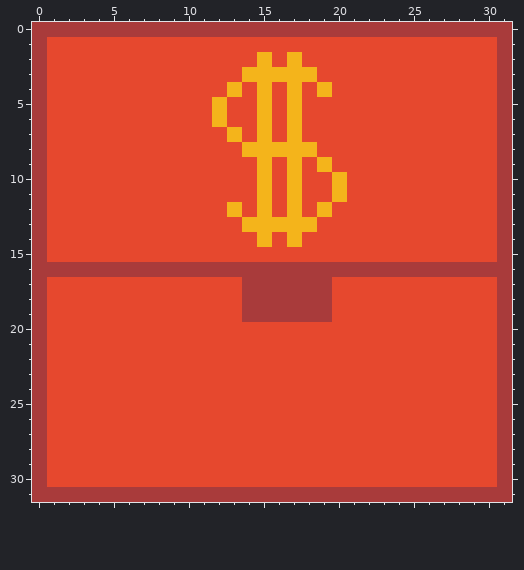
Two states of a pixel-art file, sprites/sell_box.ase. This is how it looked before the edit.
32x32 pixels, 1 frame.
New version:
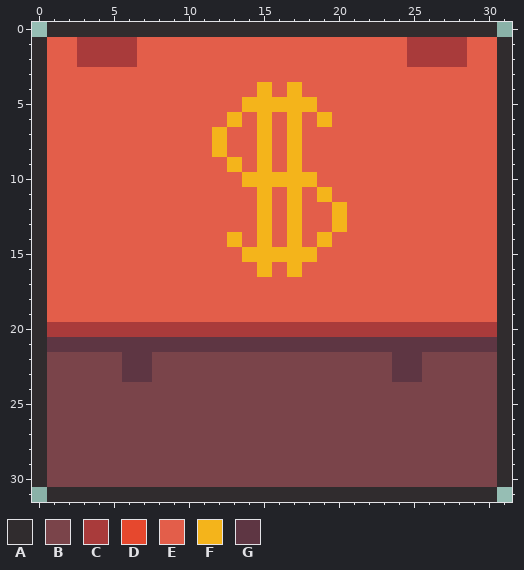
Palette (. is transparent): A #302c2e  B #7a444a  C #a93b3b  D #e6482e  E #e35e4a  F #f4b41b  G #5e3643
The edit:
Changed rows in their new state; - is an unchanged pixel.
first column x 0:
 0 .AAAAAAAAAAAAAAAAAAAAAAAAAAAAAA.
 1 AEECCCCEEEEEEEEEEEEEEEEEECCCCEEA
 2 AEECCCCEEEEEEEEEEEEEEEEEECCCCEEA
 3 AEEEEEEEEEEEEEEEEEEEEEEEEEEEEEEA
 4 AEEEEEEEEEEEEEE-E-EEEEEEEEEEEEEA
 5 AEEEEEEEEEEEEEF-F-FEEEEEEEEEEEEA
 6 AEEEEEEEEEEEEFE-E-EFEEEEEEEEEEEA
 7 AEEEEEEEEEEEFEE-E-EEEEEEEEEEEEEA
 8 AEEEEEEEEEEEFEE-E-EEEEEEEEEEEEEA
 9 AEEEEEEEEEEEEFE-E-EEEEEEEEEEEEEA
10 AEEEEEEEEEEEEEF-F-FEEEEEEEEEEEEA
11 AEEEEEEEEEEEEEE-E-EFEEEEEEEEEEEA
12 AEEEEEEEEEEEEEE-E-EEFEEEEEEEEEEA
13 AEEEEEEEEEEEEEE-E-EEFEEEEEEEEEEA
14 AEEEEEEEEEEEEFE-E-EFEEEEEEEEEEEA
15 AEEEEEEEEEEEEEFFFFFEEEEEEEEEEEEA
16 AEEEEEEEEEEEEEEFEFEEEEEEEEEEEEEA
17 AEEEEEEEEEEEEEEEEEEEEEEEEEEEEEEA
18 AEEEEEEEEEEEEEEEEEEEEEEEEEEEEEEA
19 AEEEEEEEEEEEEEEEEEEEEEEEEEEEEEEA
20 ACCCCCCCCCCCCCCCCCCCCCCCCCCCCCCA
21 AGGGGGGGGGGGGGGGGGGGGGGGGGGGGGGA
22 ABBBBBGGBBBBBBBBBBBBBBBBGGBBBBBA
23 ABBBBBGGBBBBBBBBBBBBBBBBGGBBBBBA
24 ABBBBBBBBBBBBBBBBBBBBBBBBBBBBBBA
25 ABBBBBBBBBBBBBBBBBBBBBBBBBBBBBBA
26 ABBBBBBBBBBBBBBBBBBBBBBBBBBBBBBA
27 ABBBBBBBBBBBBBBBBBBBBBBBBBBBBBBA
28 ABBBBBBBBBBBBBBBBBBBBBBBBBBBBBBA
29 ABBBBBBBBBBBBBBBBBBBBBBBBBBBBBBA
30 ABBBBBBBBBBBBBBBBBBBBBBBBBBBBBBA
31 .AAAAAAAAAAAAAAAAAAAAAAAAAAAAAA.
Pixel boxes of the changes (left, top, right, bottom) in both pictures:
changed: (32, 22, 512, 502)
